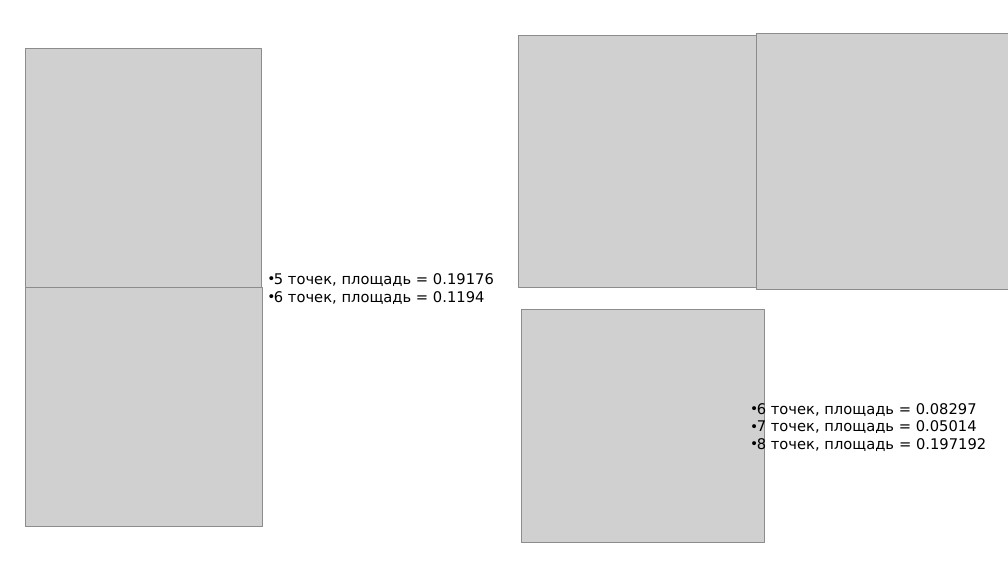
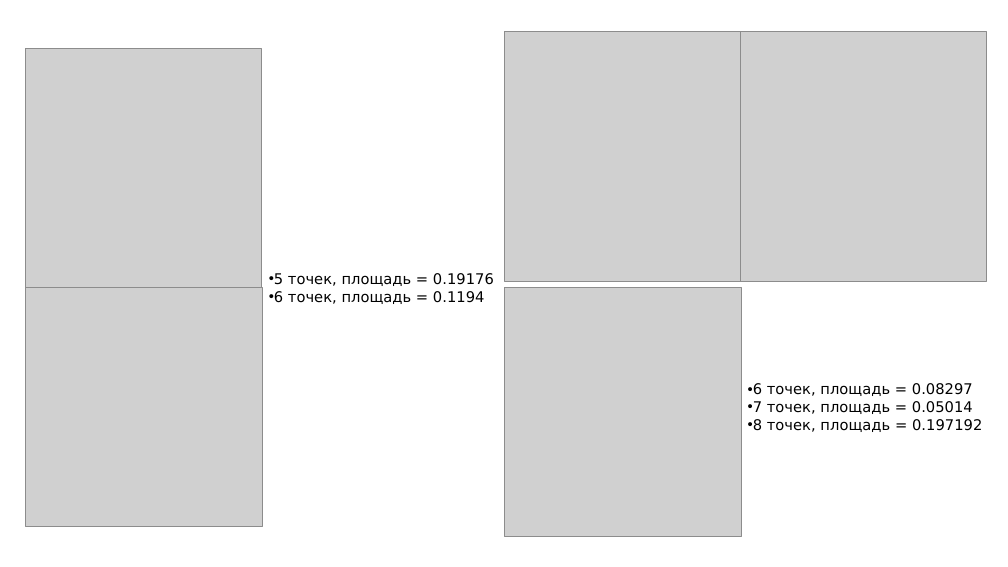
Before and after one commit to yaanvar/Heilbronn-Problem-Genetic-Algorithm, a slide deck: slide 13 of Genetic_Algorithm_documentation/Решение задачи Хейльбронна для треугольников в пространстве и.pptx. Drawn at 1008x567 pixels with LibreOffice and Linux fonts; fonts in the diff are those of the drawing; grey boxes stand for pictures. Boxes give left, top, right and bottom in pixels: in the first picture for what was removed or moved away, otherwise in the second. Text is boxed around its words. In the diff, an @@ line names an element or a change of style, - is before the commit and + after.

```diff
--- a/Genetic_Algorithm_documentation/Решение задачи Хейльбронна для треугольников в пространстве и.pptx
+++ b/Genetic_Algorithm_documentation/Решение задачи Хейльбронна для треугольников в пространстве и.pptx
@@ picture moved from (x1=519, y1=36, x2=765, y2=287) to (x1=505, y1=32, x2=751, y2=281) @@
@@ picture resized from (x1=756, y1=33, x2=1008, y2=290) to (x1=740, y1=32, x2=986, y2=281) @@
@@ picture resized from (x1=522, y1=309, x2=765, y2=543) to (x1=505, y1=287, x2=741, y2=537) @@
@@ text "6 точек, площадь = 0.08297" moved from (x1=757, y1=402, x2=986, y2=453) to (x1=753, y1=383, x2=982, y2=432) @@
```
Also in this commit, not shown: 7 other slides changed, 3 other files.
